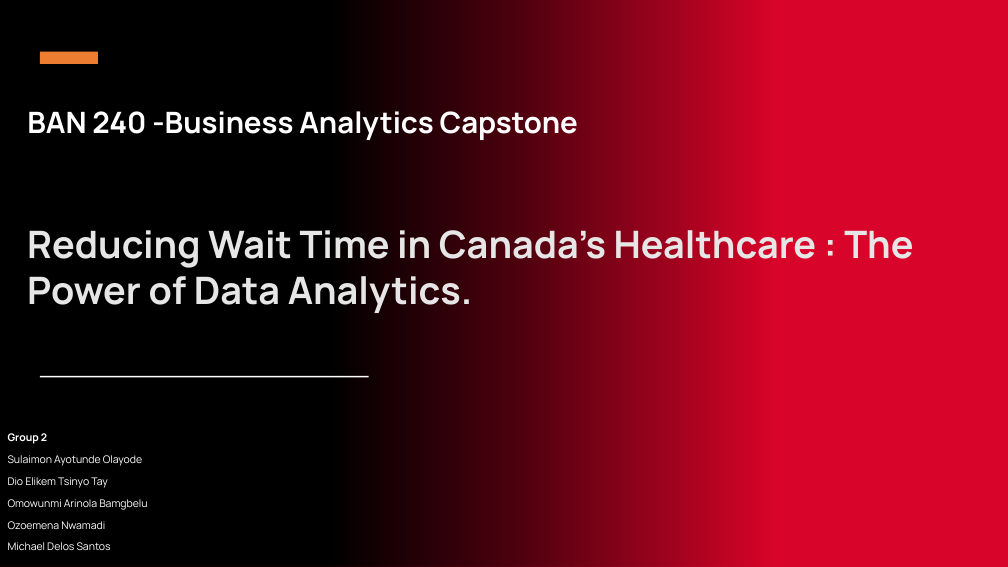
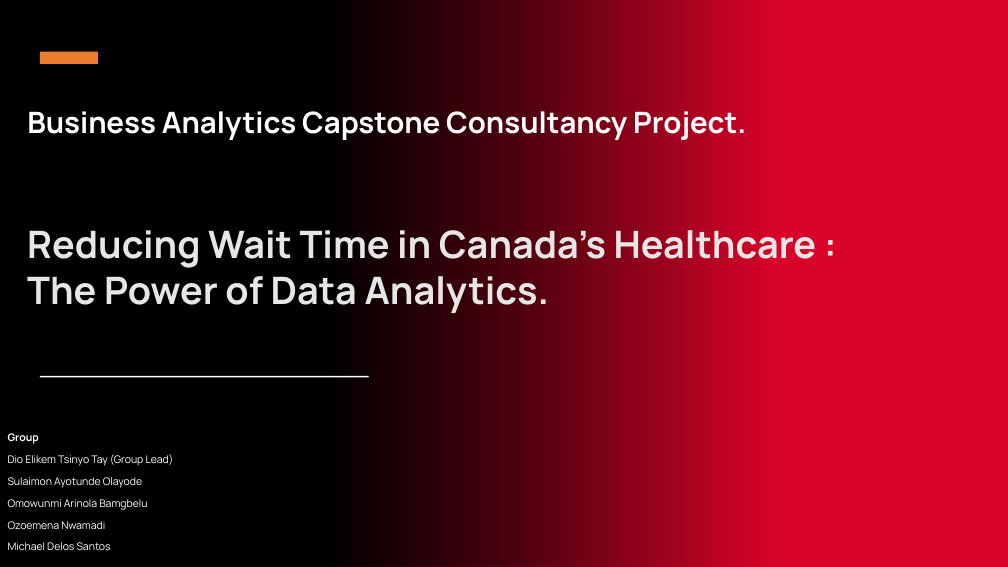
Before and after one commit to Dioelikem/Dio-Elikem-s-Portfolio, a slide deck: slide 1 of Seneca College BAN 240 Business Analytics Capstone Group 2_Final.pptx. Drawn at 1008x567 pixels with LibreOffice and Linux fonts; fonts in the diff are those of the drawing; grey boxes stand for pictures. Boxes give left, top, right and bottom in pixels: in the first picture for what was removed or moved away, otherwise in the second. Text is boxed around its words. In the diff, an @@ line names an element or a change of style, - is before the commit and + after.

```diff
--- a/Seneca College BAN 240 Business Analytics Capstone Group 2_Final.pptx
+++ b/Seneca College BAN 240 Business Analytics Capstone Group 2_Final.pptx
@@ title at (x1=27, y1=106, x2=746, y2=141): text changed @@
-BAN 240 -Business Analytics Capstone
+Business Analytics Capstone Consultancy Project.
@@ text at (x1=27, y1=224, x2=817, y2=315): text changed @@
-Reducing Wait Time in Canada’s Healthcare : The Power of Data Analytics.
+Reducing Wait Time in Canada’s Healthcare :
+The Power of Data Analytics.
@@ text at (x1=8, y1=433, x2=174, y2=466): text changed; bold off @@
-Group 2
+Group
+Dio Elikem Tsinyo Tay (Group Lead)
@@ text at (x1=8, y1=477, x2=108, y2=488): paragraph removed @@
-Dio Elikem Tsinyo Tay
```
Also in this commit, not shown: 1 other slide changed, 1 slide added.
